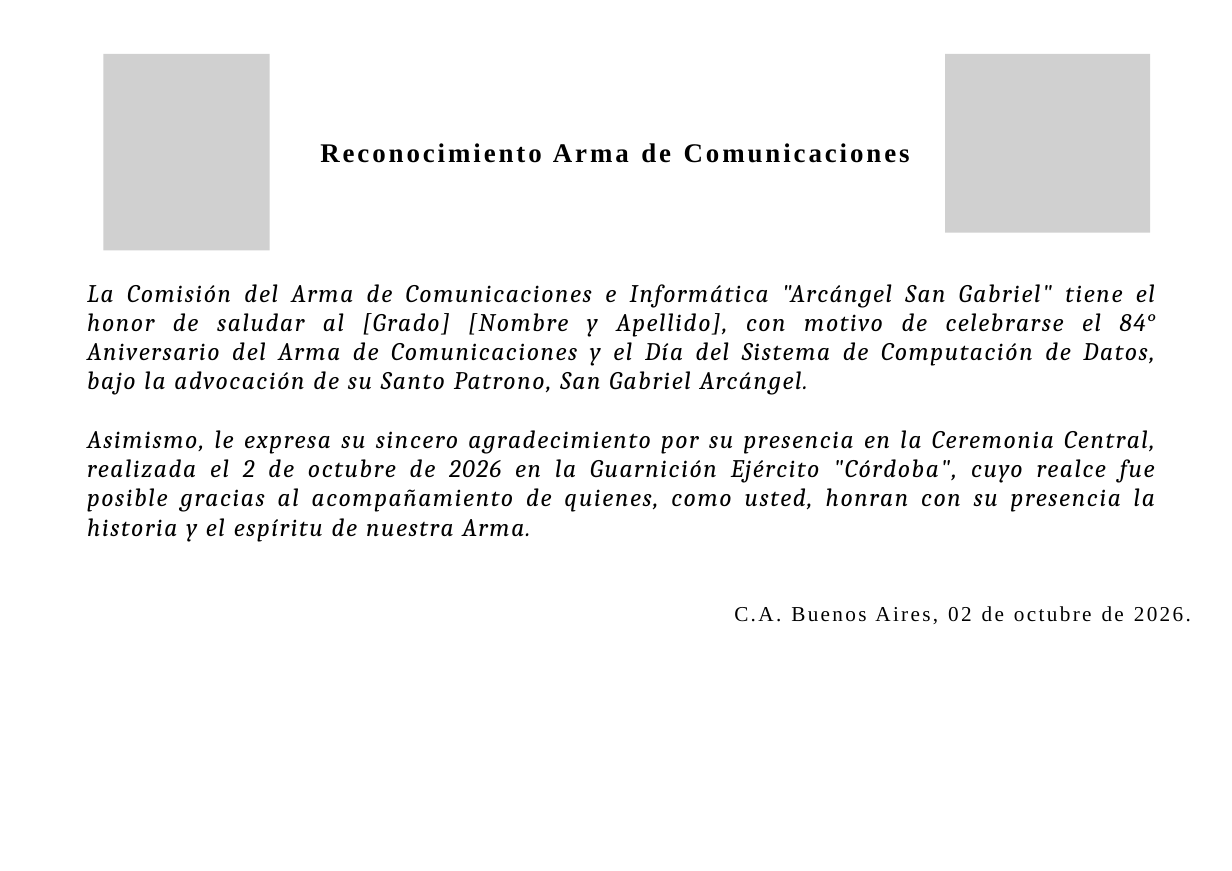
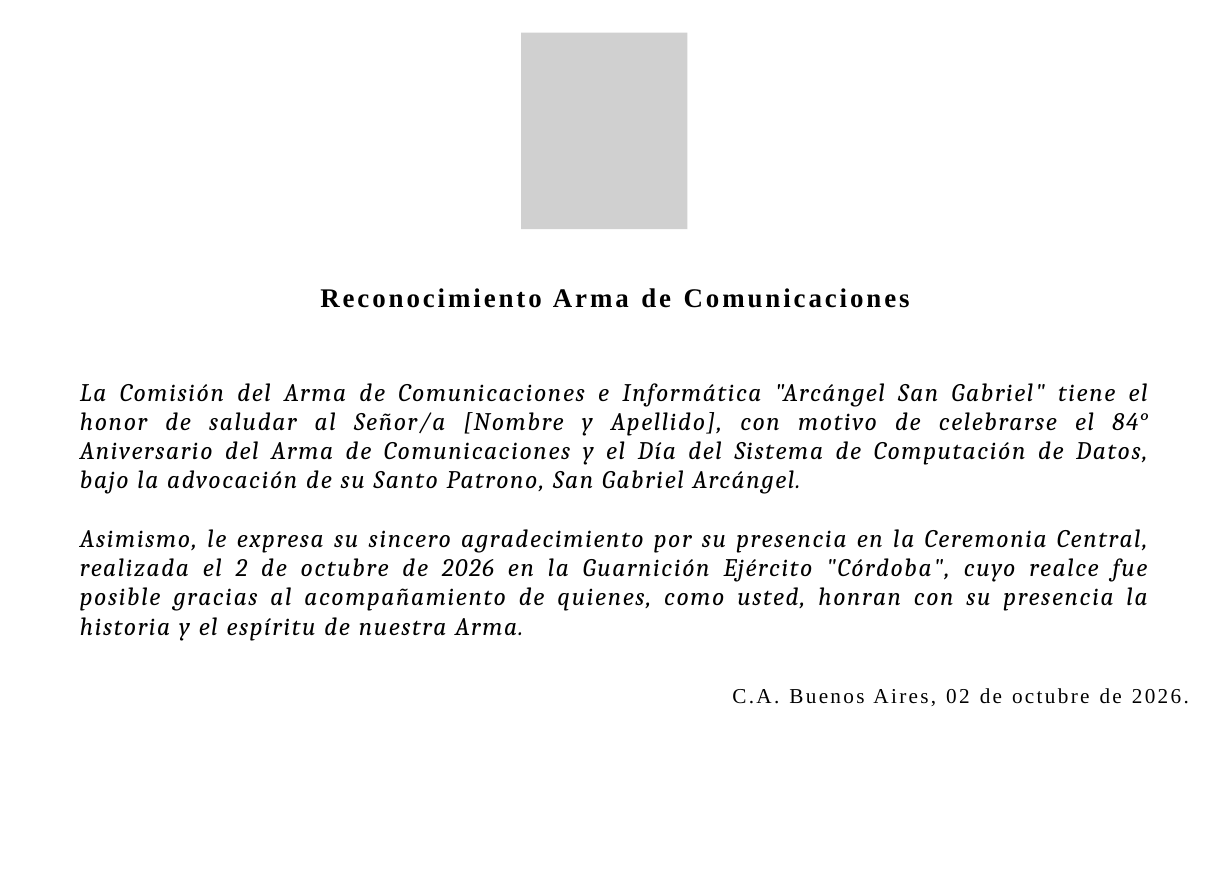
Before and after one commit to santigorbe/dia_arma_comu, a slide deck: slide 1 of diploma/plantilla_diploma.pptx. Drawn at 1232x871 pixels with LibreOffice and Linux fonts; fonts in the diff are those of the drawing; grey boxes stand for pictures. Boxes give left, top, right and bottom in pixels: in the first picture for what was removed or moved away, otherwise in the second. Text is boxed around its words. In the diff, an @@ line names an element or a change of style, - is before the commit and + after.

```diff
--- a/diploma/plantilla_diploma.pptx
+++ b/diploma/plantilla_diploma.pptx
@@ picture: place and size @@
-picture at box(103, 54, 270, 251)
+picture at box(522, 33, 688, 230)
@@ picture removed at box(945, 54, 1151, 233) @@
@@ text "Reconocimiento Arma de Comunicaciones": place and size @@
-text "Reconocimiento Arma de Comunicaciones" at box(320, 143, 910, 163)
+text "Reconocimiento Arma de Comunicaciones" at box(320, 288, 910, 308)
@@ text at box(80, 383, 1148, 494): text changed @@
-La Comisión del Arma de Comunicaciones e Informática "Arcángel San Gabriel" tiene el honor de saludar al [Grado] [Nombre y Apellido], con motivo de celebrarse el 84° Aniversario del Arma de Comunicaciones y el Día del Sistema de Computación de Datos, bajo la advocación de su Santo Patrono, San Gabriel Arcángel.
+La Comisión del Arma de Comunicaciones e Informática "Arcángel San Gabriel" tiene el honor de saludar al Señor/a [Nombre y Apellido], con motivo de celebrarse el 84° Aniversario del Arma de Comunicaciones y el Día del Sistema de Computación de Datos, bajo la advocación de su Santo Patrono, San Gabriel Arcángel.
@@ text "La Comisión del Arma de ...": place and size @@
-text "La Comisión del Arma de ..." at box(87, 284, 1155, 542)
+text "La Comisión del Arma de ..." at box(80, 383, 1148, 641)
@@ text "C.A. Buenos Aires, 02 de ...": place and size @@
-text "C.A. Buenos Aires, 02 de ..." at box(734, 606, 1191, 624)
+text "C.A. Buenos Aires, 02 de ..." at box(732, 688, 1189, 706)
```
Also in this commit, not shown: 2 other files.
